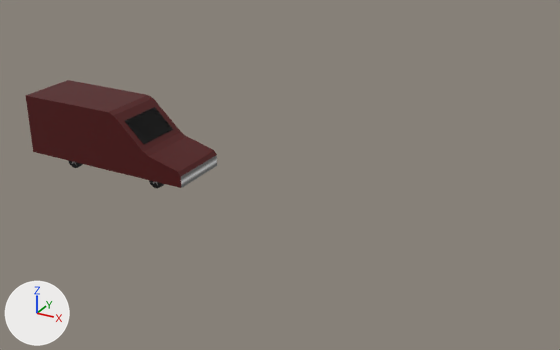
One commit to the FBX model Assets/素材/場景物件/車子.fbx: the scene before it, then after it.
Camera for both pictures: a 50 mm camera at (26.83, -18.42, 9.88) aimed at (16.54, 0.29, 0.52). Arrows for +X, +Y and +Z are at lower left; the lights stay in place. Both versions are drawn at frame 21 of the action 'Cube|圓柱體.001Action'; the numbers are the values there.

Names of what the first picture shows: 'Cube', 'Cube.001', '圓柱體.002', '圓柱體.003'.
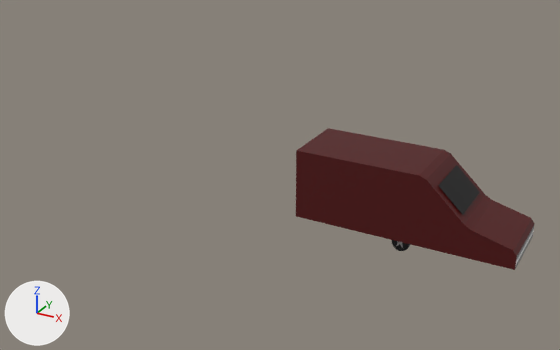
The edits, one by one:
Mesh me_圓柱體_002 is new.
It has 148 vertices, 135 faces and spans x -0.14..0.138, y -0.282..0.283, z -0.051..0.052.
It uses material mat_材質_001 (picture img_車子_png).
Mesh me_圓柱體_001 is new.
It has 148 vertices, 135 faces and spans x -0.14..0.138, y -0.282..0.283, z -0.051..0.052.
It uses material mat_材質_003 (picture img_車子_png).
Object '圓柱體.003' (ob_圓柱體_003) is deleted.
Object '圓柱體.002' (ob_圓柱體_002) is deleted.
Object 'Cube' (ob_cube) moves from (11.73, 0.0, 0.92) to (21.79, 0.0, 0.91).
Object 'Cube.001' (ob_cube_001) is deleted.
Object '左後' (ob_左後) is new; it shows me_圓柱體_002.
Its location is (20.75, -0.52, -0.25).
Its rotation in degrees is (90, 0, 0).
Its scale is (1.8, 0.882, 1.94).
Object '右前' (ob_右前) is new; it shows me_圓柱體_001.
Its location is (20.75, -0.52, -0.25).
Its rotation in degrees is (90, 0, 0).
Its scale is (1.8, 0.882, 1.94).

Boxes [x1, y1, x2, y2] around the edits, measured in the pictures (560 x 350 px):
'Cube', moved
    before: [25, 80, 217, 188]
    after: [296, 128, 535, 270]
'Cube.001', deleted (black)
    before: [125, 107, 173, 144]
'左後', added
    after: [392, 240, 409, 251]
'圓柱體.002', deleted
    before: [149, 180, 164, 188]
'圓柱體.003', deleted
    before: [69, 161, 83, 168]
